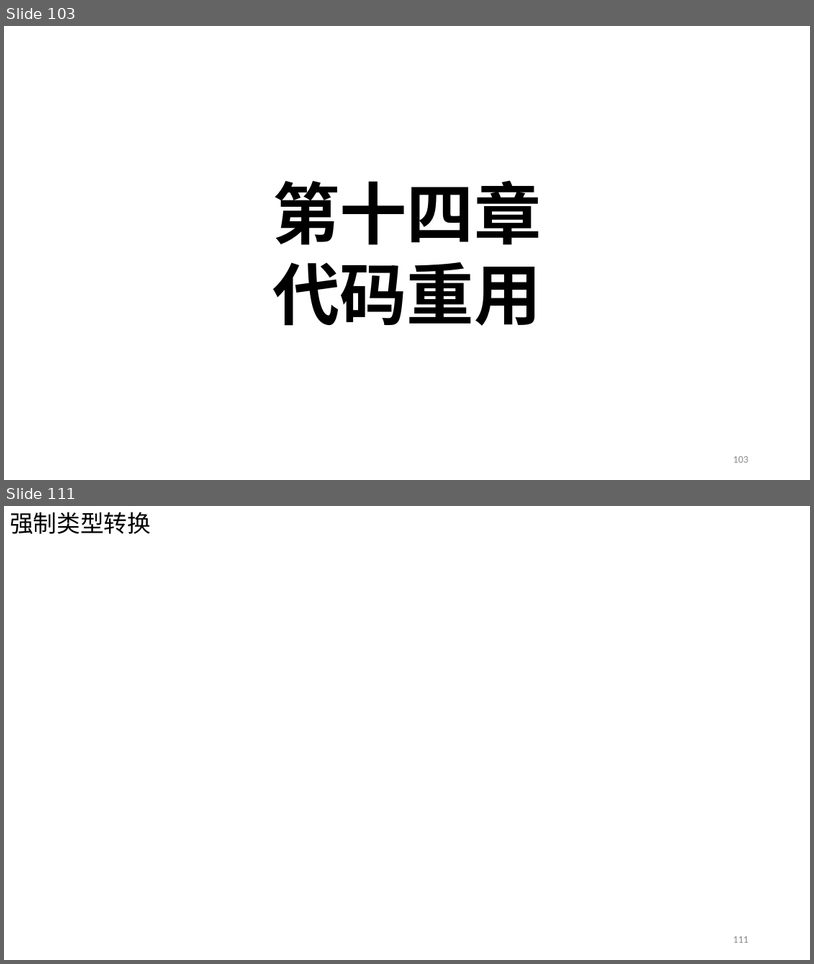
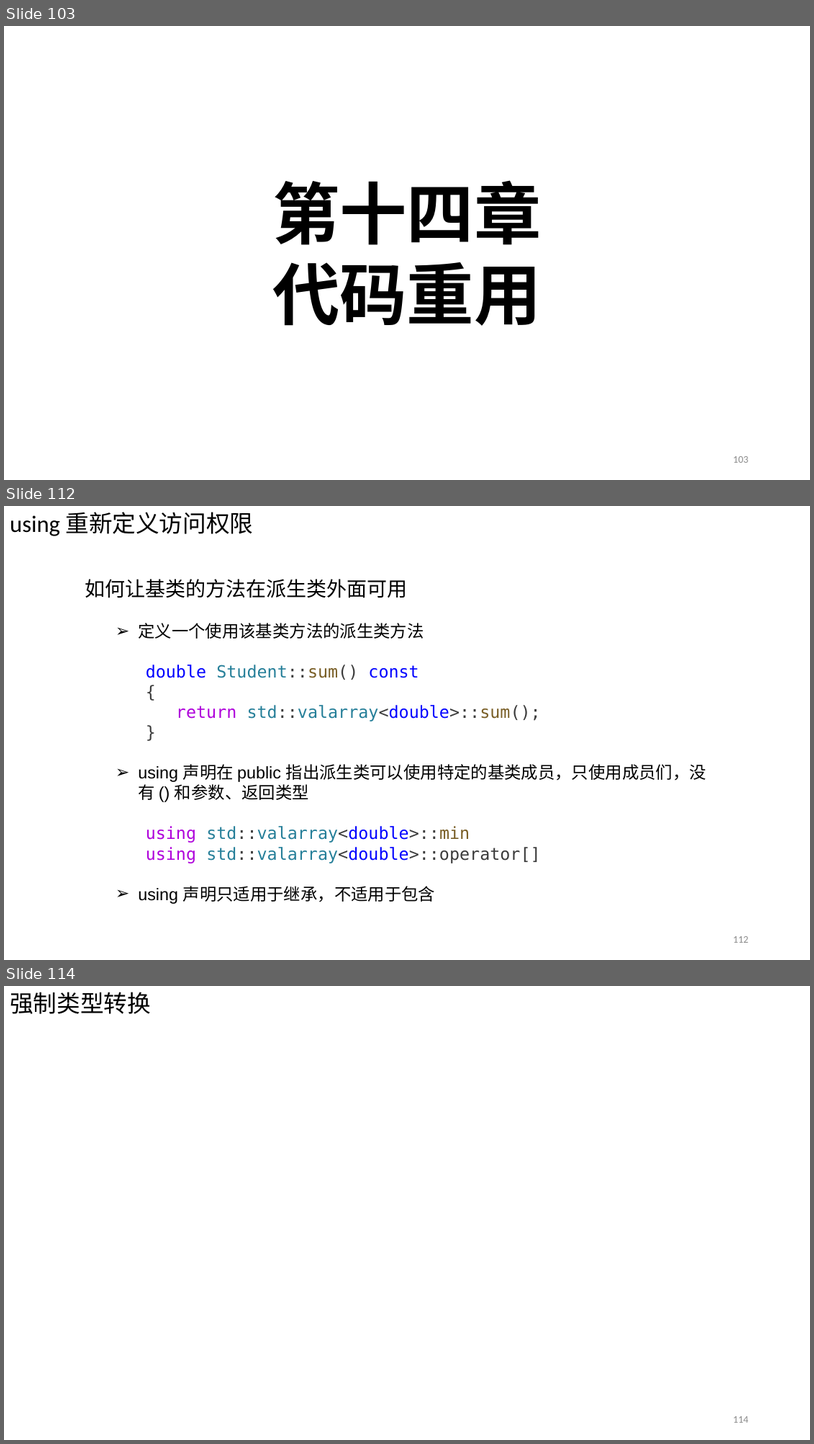
Before and after one commit to Chao200/CPP_Primer_Plus, a slide deck: C++ Primer Plus.pptx. Shown one above the other, each under a label of ours: slides 103 and 111 before the commit, slides 103, 112 and 114 after it; the slides between them are not shown. The pictures are 814x964 and 814x1444 pixels, drawn with LibreOffice and Linux fonts; fonts in the diff are those of the drawing. Boxes give left, top, right and bottom in pixels: in the first picture for what was removed or moved away, otherwise in the second. Text is boxed around its words. In the diff, an @@ line names an element or a change of style, - is before the commit and + after.

```diff
--- a/C++ Primer Plus.pptx
+++ b/C++ Primer Plus.pptx
@@ slide 112 added at (x1=4, y1=506, x2=810, y2=960), background #FFFFFF @@
@@ text added at (x1=10, y1=512, x2=253, y2=536), 28 pt, text #000000 @@
+using 重新定义访问权限
@@ text added at (x1=85, y1=579, x2=707, y2=903), 20 pt, text #000000 @@
+如何让基类的方法在派生类外面可用
+  ➢ 定义一个使用该基类方法的派生类方法
+    double Student::sum() const
+    {
+    return std::valarray<double>::sum();
+    }
+  ➢ using 声明在 public 指出派生类可以使用特定的基类成员，只使用成员们，没有 () 和参数、返回类型
+    using std::valarray<double>::min
+    using std::valarray<double>::operator[]
+  ➢ using 声明只适用于继承，不适用于包含
@@ page number added at (x1=733, y1=936, x2=748, y2=942), 12 pt, text #8C8C8C @@
+112
@@ what was slide 111 is now slide 114 @@
@@ page number at (x1=733, y1=1416, x2=748, y2=1422): text changed @@
-111
+114
```
Also in this commit, not shown: 2 slides changed, 7 other slides added, 5 slides removed.
